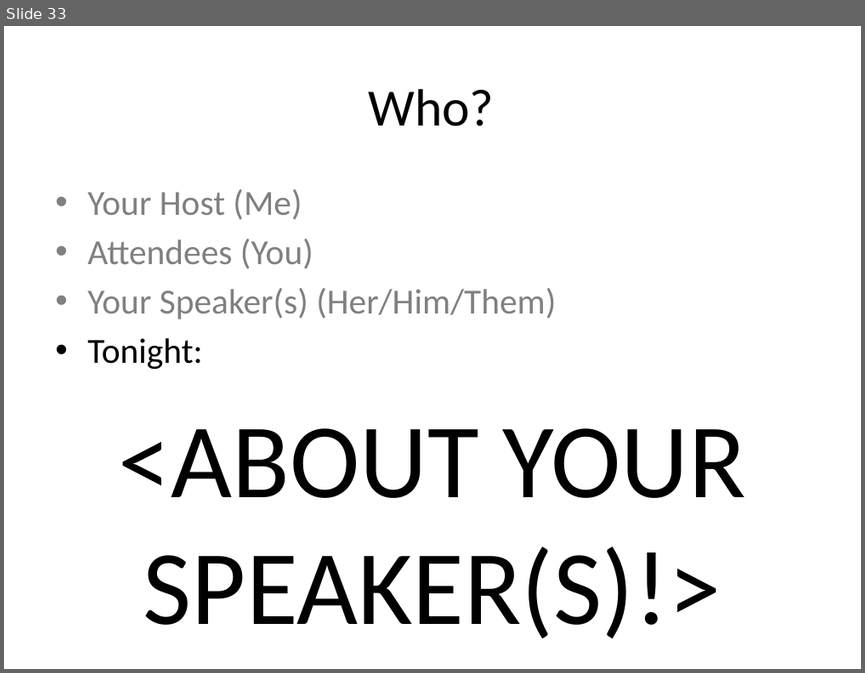
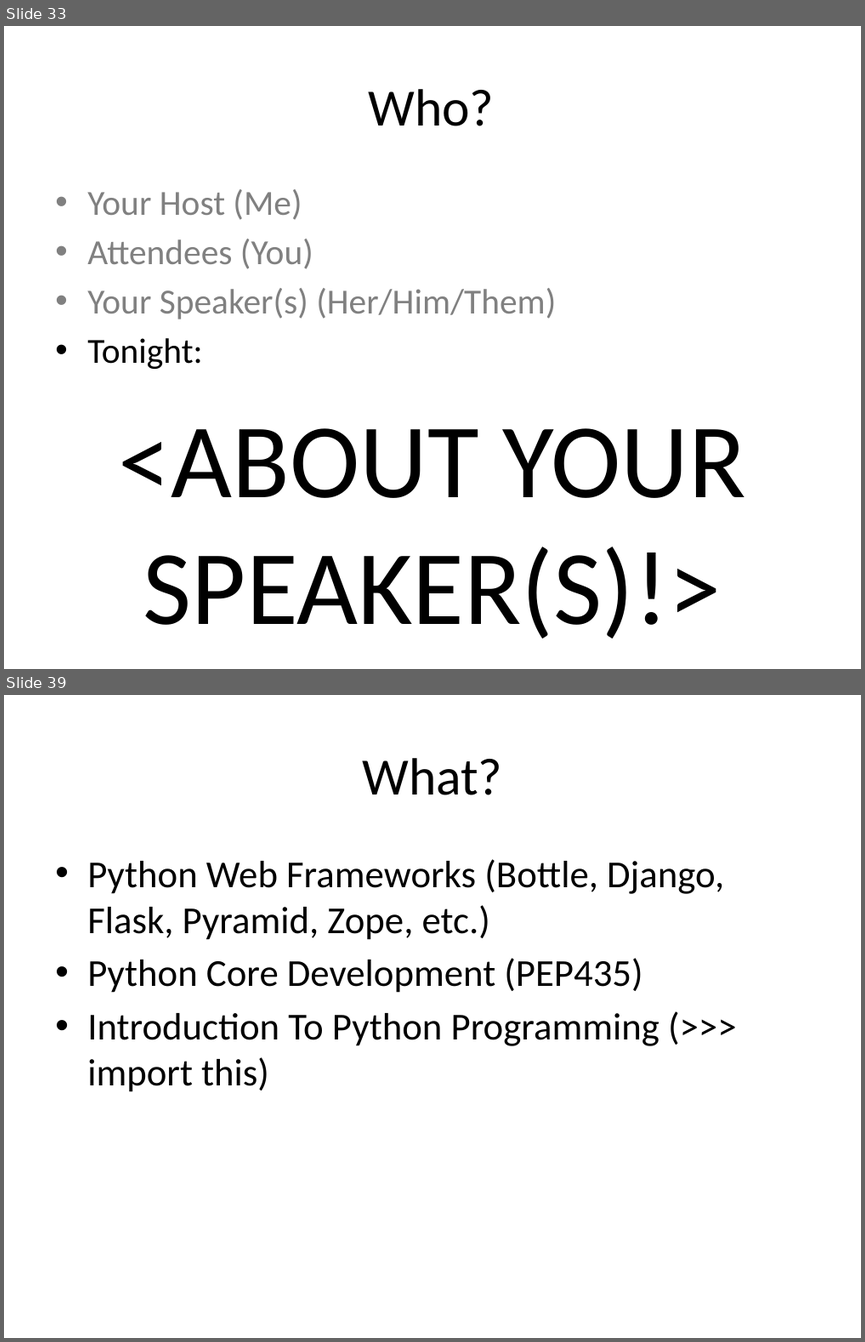
Before and after one commit to DCPython/generic-meetup-slides, a slide deck: DC Python Generic Meetup Slides.pptx. Shown one above the other, each under a label of ours: slide 33 before the commit, slides 33 and 39 after it; the slides between them are not shown. The pictures are 865x673 and 865x1342 pixels, drawn with LibreOffice and Linux fonts; fonts in the diff are those of the drawing. Boxes give left, top, right and bottom in pixels: in the first picture for what was removed or moved away, otherwise in the second. Text is boxed around its words. In the diff, an @@ line names an element or a change of style, - is before the commit and + after.

```diff
--- a/DC Python Generic Meetup Slides.pptx
+++ b/DC Python Generic Meetup Slides.pptx
@@ slide 39 added at box(4, 695, 861, 1338), background #FFFFFF @@
@@ title added at box(362, 758, 502, 795), 44 pt, text #000000 @@
+What?
@@ text added at box(87, 859, 724, 1092), 32 pt, text #000000 @@
+• Python Web Frameworks (Bottle, Django, Flask, Pyramid, Zope, etc.)
+• Python Core Development (PEP435)
+• Introduction To Python Programming (>>> import this)
```
Also in this commit, not shown: 13 other slides added.
